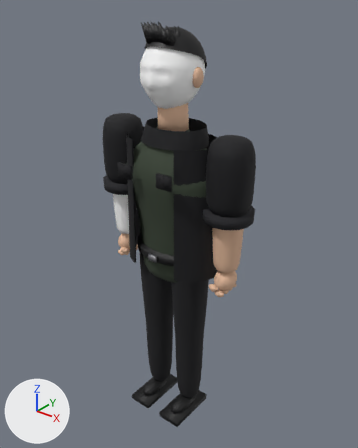
Renders of the glTF model public/models/miguel.glb from each side of a commit.
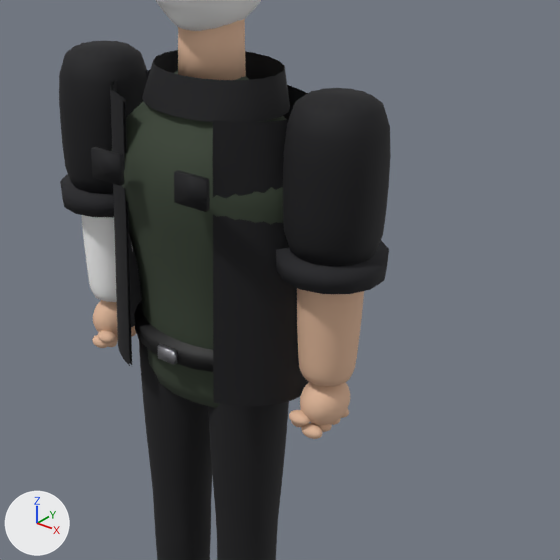
There are two pictures of each version: one whole from a 50 mm lens placed at (1.52, -1.85, 2.36), pointed at (0.0, 0.04, 1.19), one close up on the part from 21% to 93% of the width and 21% to 79% of the height. Every picture has the same lights, and +X, +Y and +Z are marked at lower left. The first two pictures are the older version. Vertices at exactly the same position are counted once.

In view in the first close-up: 'armR', 'head', 'part_MAT_CLOTH_jacket_lining', 'part_MAT_CLOTH_jacket_miguel', 'part_MAT_CLOTH_pants_black', 'part_MAT_LEATHER_belt_black', 'part_MAT_SKIN_skin_miguel', 'torso' and 1 more.
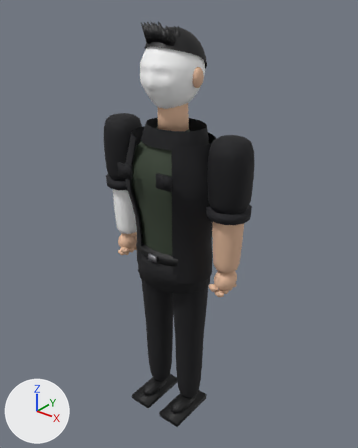
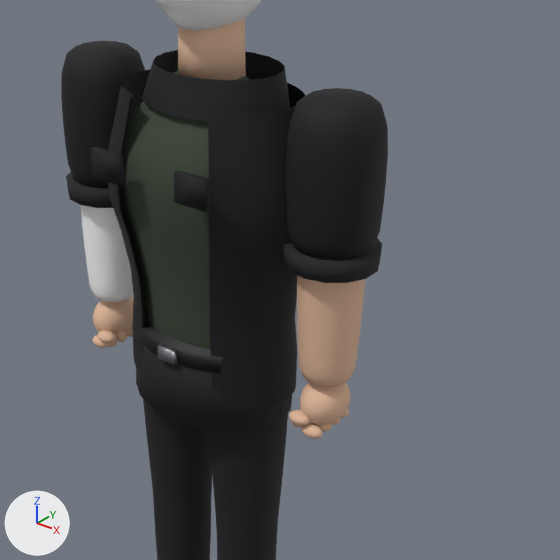
Where the change shows, as pixel boxes (x1, y1, x2, y2) in the close-ups (560 x 560 px; the box of a moved part takes in the faces that stretch with it):
'part_MAT_CLOTH_jacket_miguel', reshaped: before (59, 40, 391, 406); after (61, 41, 388, 409)
'part_MAT_CLOTH_pants_black', reshaped: before (139, 341, 289, 560); after (136, 344, 292, 560)
'part_MAT_CLOTH_jacket_lining', reshaped (mostly hidden): before (60, 71, 389, 397); after (66, 70, 382, 327)
part 1 of me_part_mat_cloth_jacket_lining, moved or reshaped: before (276, 240, 389, 294); after (283, 238, 382, 283)
part 2 of me_part_mat_cloth_jacket_lining, moved or reshaped: before (60, 174, 114, 217); after (66, 172, 113, 208)
part 3 of me_part_mat_cloth_jacket_lining, moved or reshaped (mostly hidden): before (113, 71, 306, 397); after (118, 70, 303, 327)
part 5 of me_part_mat_cloth_pants_black, added (black): after (136, 344, 292, 431)

Edits to the bpy script that builds the scene:
```text
Change me_part_mat_cloth_jacket_lining:
    used by ob_part_mat_cloth_jacket_lining; location = (0.0, 0.0, 0.0)
    remove me_part_mat_cloth_jacket_lining.from_pydata(...)  # 465 vertices, 816 faces; spans x -0.466..0.466, y -0.161..0.183, z 0.983..1.674
    add me_part_mat_cloth_jacket_lining.from_pydata(...)  # 465 vertices, 816 faces; spans x -0.451..0.451, y -0.173..0.197, z 0.95..1.685
    me_part_mat_cloth_jacket_lining part 1: the loose piece of 30 vertices spanning x 0.221..0.466, y -0.126..0.126, z 1.331..1.382 is scaled about its middle by (0.871, 0.871, 0.875), then moved by (0.0, 0.0, 0.016)
    me_part_mat_cloth_jacket_lining part 2: the loose piece of 30 vertices spanning x -0.466..-0.221, y -0.126..0.126, z 1.331..1.382 is scaled about its middle by (0.871, 0.871, 0.875), then moved by (0.0, 0.0, 0.016)
    me_part_mat_cloth_jacket_lining part 3: 405 of 465 vertices moved; they spanned x -0.274..0.274, y -0.161..0.183, z 0.983..1.674 and now span x -0.275..0.275, y -0.173..0.197, z 0.95..1.685; mean shift (0.0, -0.001, -0.011); largest move (0.271, 0.002, 1.156) -> (0.216, 0.002, 1.134)
Change me_part_mat_cloth_jacket_miguel:
    used by ob_part_mat_cloth_jacket_miguel; location = (0.0, 0.0, 0.0)
    remove me_part_mat_cloth_jacket_miguel.from_pydata(...)  # 969 vertices, 1776 faces; spans x -0.457..0.457, y -0.228..0.189, z 0.983..1.739
    add me_part_mat_cloth_jacket_miguel.from_pydata(...)  # 969 vertices, 1776 faces; spans x -0.451..0.451, y -0.228..0.203, z 0.95..1.739
    me_part_mat_cloth_jacket_miguel part 4: 911 of 969 vertices moved; they spanned x -0.457..0.457, y -0.166..0.189, z 0.983..1.73 and now span x -0.451..0.451, y -0.178..0.203, z 0.95..1.73; mean shift (0.0, 0.0, -0.002); largest move (0.28, 0.002, 1.156) -> (0.223, 0.002, 1.134)
Change me_part_mat_cloth_pants_black:
    used by ob_part_mat_cloth_pants_black; location = (0.0, 0.0, 0.0)
    remove me_part_mat_cloth_pants_black.from_pydata(...)  # 1108 vertices, 2208 faces; spans x -0.219..0.219, y -0.105..0.105, z 0.062..1.069
    add me_part_mat_cloth_pants_black.from_pydata(...)  # 1150 vertices, 2288 faces; spans x -0.221..0.221, y -0.171..0.171, z 0.062..1.069
    me_part_mat_cloth_pants_black part 5: a new loose piece, a 20-sided cut cone along z (radius 0.221 by 0.171 at the low end, 0.216 by 0.166 at the high end) spanning x -0.221..0.221, y -0.171..0.171, z 0.886..1.058, in mat_mat_cloth_pants_black (black #151519)
```
